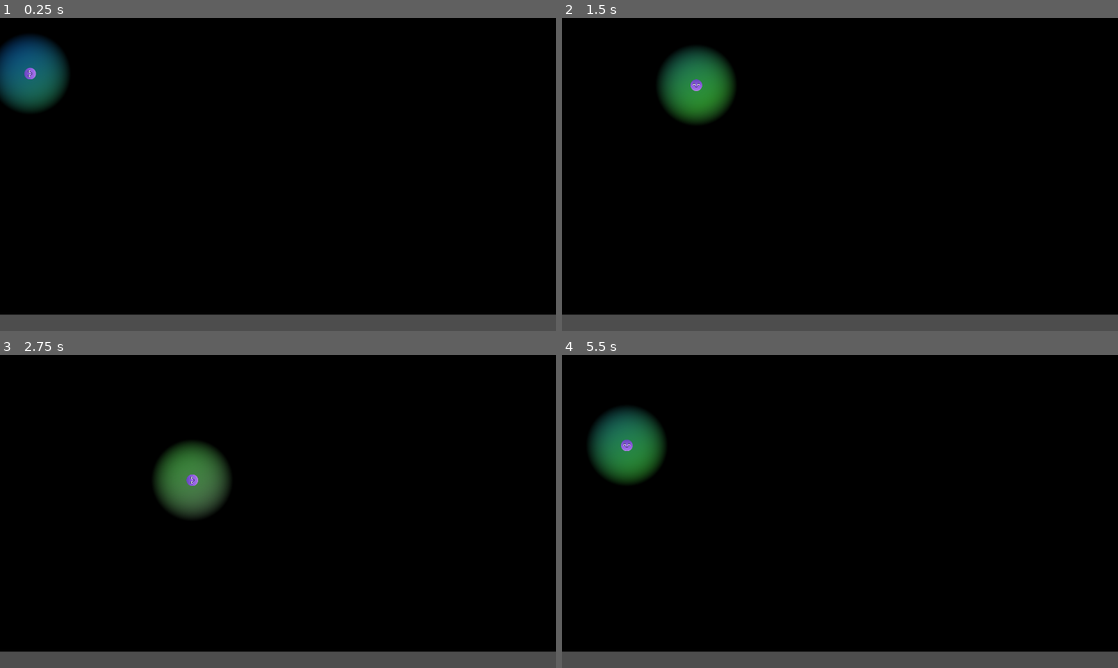
Above: before the commit, frames 1-4 (two rows, left to right).
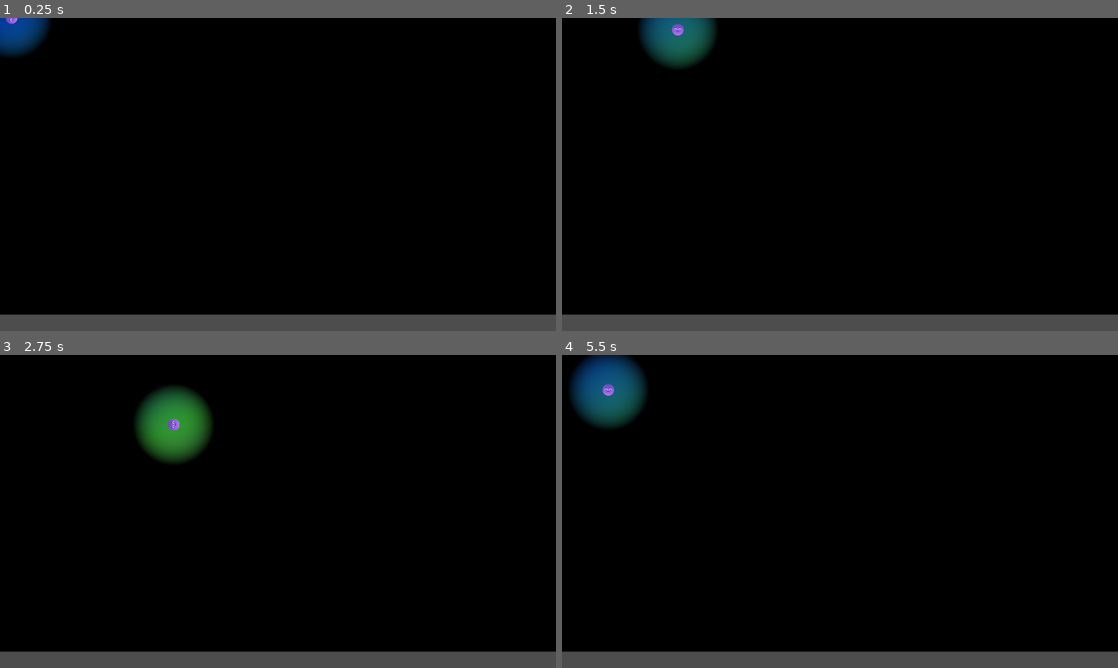
Above: after the commit, the same moments.

Repository: FeniXb3/Myopia
Game: Godot game, scene res://game.tscn
Two runs of this game, one before a commit and one after it. Both use one fixed random seed, a clock stepped at 60 frames per second and the inputs below.
Inputs:
- Up to frame 1 (0.25 s): no input
- Up to frame 2 (1.5 s): hold D (move_right) 0.53-1.28 s; hold S (move_down) from 1.28 s (still down)
- Up to frame 3 (2.75 s): release S (move_down) at 2.03 s; hold D (move_right) from 2.03 s (still down)
- Up to frame 4 (5.5 s): release D (move_right) at 2.78 s; hold W (move_up) 2.78-3.53 s; hold A (move_left) 3.53-5.03 s; hold S (move_down) from 5.03 s (still down)

The runs differ from the first frame. In frame 1, 2.9% of the frame differs, in the area x 0-13%, y 0-30%; in frame 2, 4.0%; in frame 3, 4.8%, in the area x 24-42%, y 10-53%; in frame 4, 4.7%.

Commit message:
Reset starting player and collectible possition

Diff:
--- a/game.tscn
+++ b/game.tscn
@@ -26,10 +26,8 @@
 texture = SubResource("GradientTexture2D_5edug")
 
 [node name="Collectible" parent="." instance=ExtResource("2_l6ejt")]
-position = Vector2(704, 320)
 
 [node name="Player" parent="." instance=ExtResource("1_qw7ch")]
-position = Vector2(64, 192)
 scale = Vector2(0.5, 0.5)
 grid_size = Vector2(1920, 1024)
 
